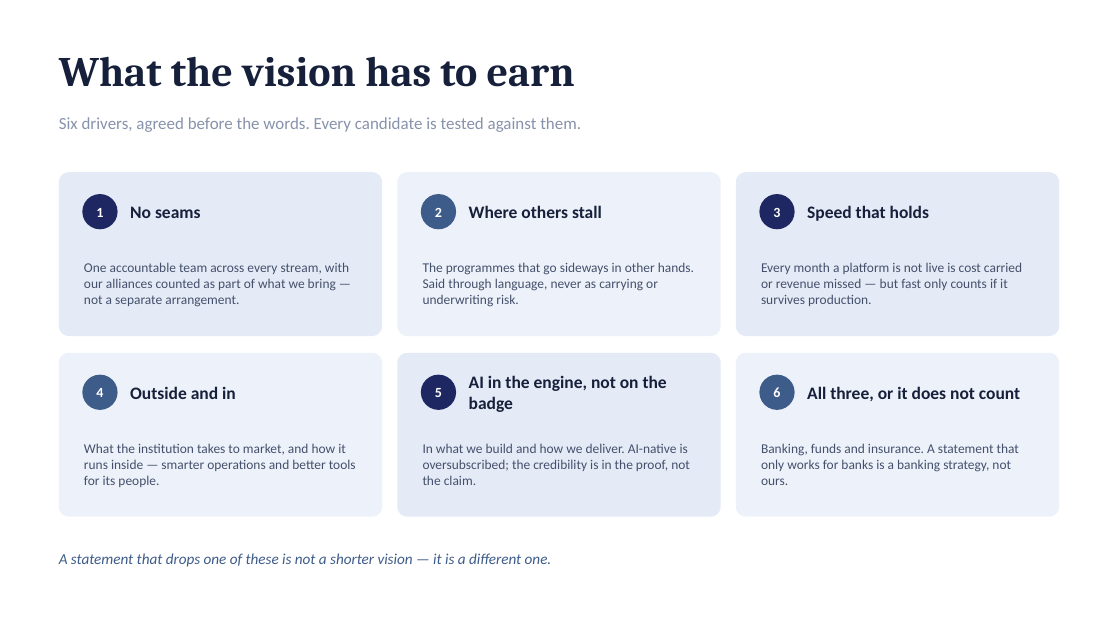
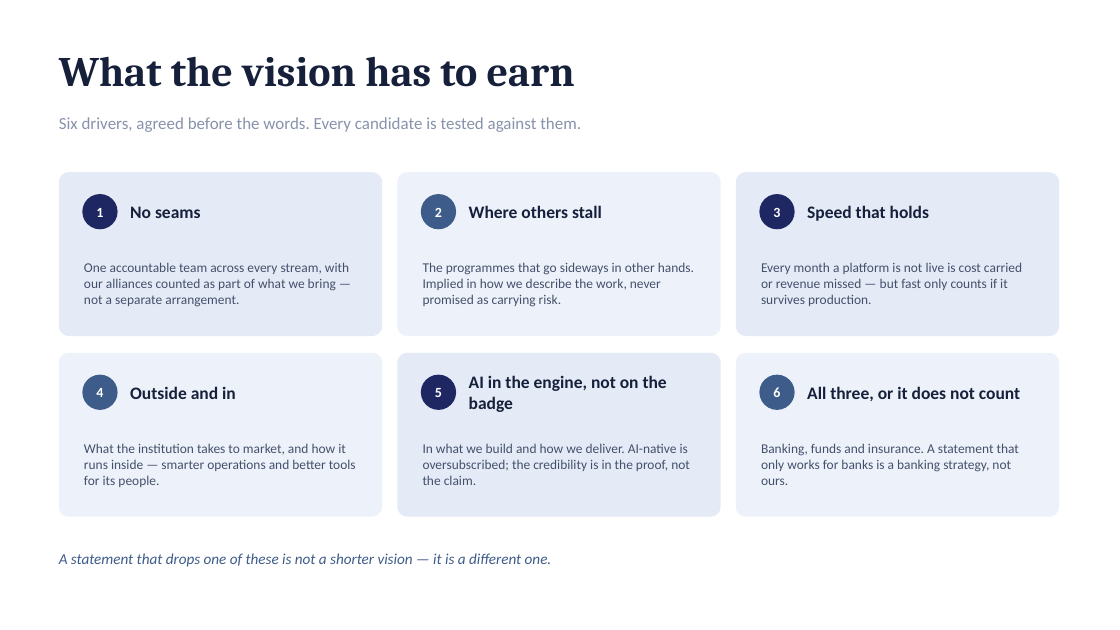
Before and after one commit to dhajjar-cyber/bae, a slide deck: slide 8 of FSI strategy/EAI&D-FSI-Strategy-Development-Plan.pptx. Drawn at 1120x630 pixels with LibreOffice and Linux fonts; fonts in the diff are those of the drawing. Boxes give left, top, right and bottom in pixels: in the first picture for what was removed or moved away, otherwise in the second. Text is boxed around its words. In the diff, an @@ line names an element or a change of style, - is before the commit and + after.

```diff
--- a/FSI strategy/EAI&D-FSI-Strategy-Development-Plan.pptx
+++ b/FSI strategy/EAI&D-FSI-Strategy-Development-Plan.pptx
@@ text at bbox=[423, 262, 694, 307]: text changed @@
-The programmes that go sideways in other hands. Said through language, never as carrying or underwriting risk.
+The programmes that go sideways in other hands. Implied in how we describe the work, never promised as carrying risk.
```
Also in this commit, not shown: 8 other slides changed, 1 other file.
